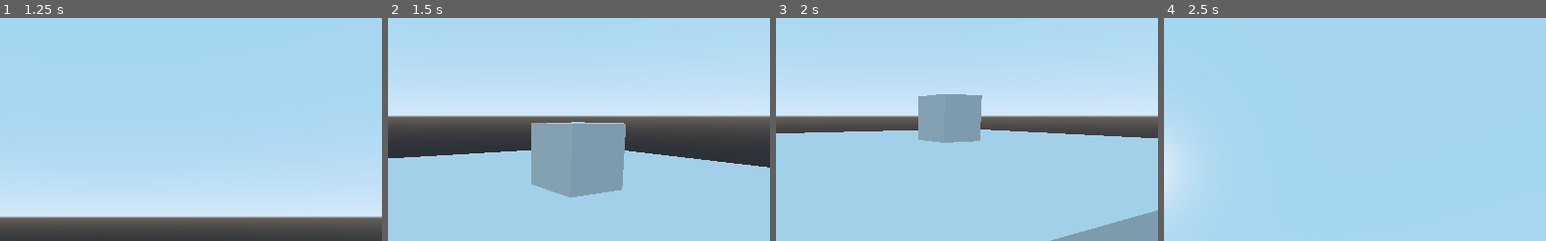
Above: before the commit, frames 1-4 (left to right).
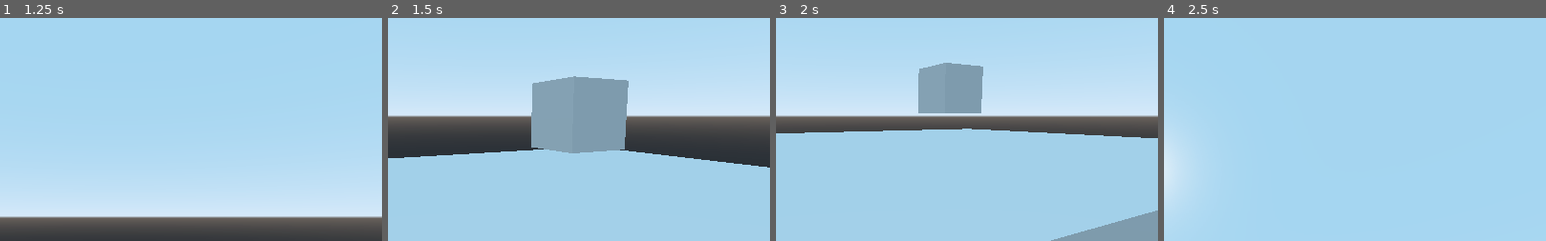
Above: after the commit, the same moments.

Repository: VPJPeltonen/MiniJam57
Game: Godot game, scene res://Scenes/vpjtestscene.tscn
Two runs of this game, one before a commit and one after it. Both use one fixed random seed, a clock stepped at 60 frames per second and the inputs below. The project has no main scene, so this scene is started directly.
Inputs (mouse positions are % of the whole screen's width and height, from its top left):
- Up to frame 1 (1.25 s): tap Enter at 0.5 s; move the mouse to (72, 45) at 0.52 s; hold D (move_right) from 0.53 s (still down); click (72, 45) at 0.6 s
- Up to frame 2 (1.5 s): move the mouse to (30, 55) at 1.27 s; release D (move_right) at 1.28 s; hold S (move_backward) from 1.28 s (still down); click (30, 55) at 1.35 s
- Up to frame 3 (2 s): keep holding S (move_backward)
- Up to frame 4 (2.5 s): move the mouse to (60, 28) at 2.02 s; release S (move_backward) at 2.03 s; hold D (move_right) from 2.03 s (still down); click (60, 28) at 2.1 s
The pictures show only the part of the screen within x 34-84%, y 17-67%; the shares and areas given below are measured in that part.

Frame 1 is identical in both runs. In frame 2, 9.5% of the frame differs, in the area x 37-63%, y 26-81%; in frame 3, 4.3%; in frame 4, nothing differs.

Commit message:
basic actiting

Diff:
--- a/Scenes/Player.tscn
+++ b/Scenes/Player.tscn
@@ -1,8 +1,11 @@
-[gd_scene load_steps=3 format=2]
+[gd_scene load_steps=4 format=2]
 
 [ext_resource path="res://Scripts/FPS_controller.gd" type="Script" id=1]
 
-[sub_resource type="CapsuleShape" id=3]
+[sub_resource type="CapsuleShape" id=1]
+
+[sub_resource type="SphereShape" id=2]
+radius = 1.33665
 
 [node name="Player" type="KinematicBody"]
 transform = Transform( 1, 0, 0, 0, 1, 0, 0, 0, 1, 4.30804, 3.70362, 0 )
@@ -10,9 +13,18 @@
 
 [node name="CollisionShape" type="CollisionShape" parent="."]
 transform = Transform( 1, 0, 0, 0, -1.62921e-07, -1, 0, 1, -1.62921e-07, 0, 0, 0 )
-shape = SubResource( 3 )
+shape = SubResource( 1 )
 
 [node name="Head" type="Spatial" parent="."]
 transform = Transform( 1, 0, 0, 0, 1, 0, 0, 0, 1, -0.0191021, 0.705868, 0.0407761 )
 
 [node name="Camera" type="Camera" parent="Head"]
+
+[node name="Interract_Area" type="Area" parent="."]
+transform = Transform( 1, 0, 0, 0, 1, 0, 0, 0, 1, 0, 0, -1.40017 )
+
+[node name="CollisionShape" type="CollisionShape" parent="Interract_Area"]
+transform = Transform( 1, 0, 0, 0, 1, 0, 0, 0, 1, 0.00979233, 4.76837e-07, -0.166988 )
+shape = SubResource( 2 )
+[connection signal="body_entered" from="Interract_Area" to="." method="_on_Interract_Area_body_entered"]
+[connection signal="body_exited" from="Interract_Area" to="." method="_on_Interract_Area_body_exited"]
--- a/Scenes/vpjtestscene.tscn
+++ b/Scenes/vpjtestscene.tscn
@@ -1,6 +1,7 @@
-[gd_scene load_steps=4 format=2]
+[gd_scene load_steps=5 format=2]
 
 [ext_resource path="res://Scenes/Player.tscn" type="PackedScene" id=1]
+[ext_resource path="res://Scripts/test_cube.gd" type="Script" id=2]
 
 [sub_resource type="BoxShape" id=1]
 
@@ -19,8 +20,9 @@
 mesh = SubResource( 2 )
 material/0 = null
 
-[node name="RigidBody2" type="RigidBody" parent="."]
+[node name="RigidBody2" type="StaticBody" parent="."]
 transform = Transform( 1, 0, 0, 0, 1, 0, 0, 0, 1, 0, 3.22241, 0 )
+script = ExtResource( 2 )
 
 [node name="CollisionShape" type="CollisionShape" parent="RigidBody2"]
 shape = SubResource( 1 )
--- a/Scripts/FPS_controller.gd
+++ b/Scripts/FPS_controller.gd
@@ -5,8 +5,9 @@
 export var gravity = 0.98
 export var jump_power = 30
 export var mouse_sens = 0.3
+
 var velocity = Vector3()
-
+var item_in_range = null
 
 func _ready():
 	Input.set_mouse_mode(Input.MOUSE_MODE_HIDDEN)
@@ -22,6 +23,9 @@
 		$Head/Camera.rotate_x(deg2rad(x_rot))
 
 func _physics_process(delta):
+	if Input.is_action_just_pressed("activate") and item_in_range != null:
+		item_in_range.player_activate()
+
 	var head_basis = $Head.get_global_transform().basis
 
 	var direction = Vector3()
@@ -44,3 +48,11 @@
 		velocity.y += jump_power
 
 	velocity = move_and_slide(velocity, Vector3.UP)
+
+func _on_Interract_Area_body_entered(body):
+	if body.has_method("player_activate"):
+		item_in_range = body
+
+func _on_Interract_Area_body_exited(body):
+	if item_in_range == body:
+		item_in_range = null
--- /dev/null
+++ b/Scripts/test_cube.gd
@@ -0,0 +1,15 @@
+extends StaticBody
+
+var invisible = false
+
+# Called when the node enters the scene tree for the first time.
+func _ready():
+	pass # Replace with function body.
+
+func player_activate():
+	if invisible:
+		$MeshInstance.show()
+		invisible = false
+	else:
+		$MeshInstance.hide()
+		invisible = true
--- a/project.godot
+++ b/project.godot
@@ -44,6 +44,12 @@
 , Object(InputEventKey,"resource_local_to_scene":false,"resource_name":"","device":0,"alt":false,"shift":false,"control":false,"meta":false,"command":false,"pressed":false,"scancode":16777233,"unicode":0,"echo":false,"script":null)
  ]
 }
+activate={
+"deadzone": 0.5,
+"events": [ Object(InputEventMouseButton,"resource_local_to_scene":false,"resource_name":"","device":0,"alt":false,"shift":false,"control":false,"meta":false,"command":false,"button_mask":0,"position":Vector2( 0, 0 ),"global_position":Vector2( 0, 0 ),"factor":1.0,"button_index":1,"pressed":false,"doubleclick":false,"script":null)
+, Object(InputEventKey,"resource_local_to_scene":false,"resource_name":"","device":0,"alt":false,"shift":false,"control":false,"meta":false,"command":false,"pressed":false,"scancode":69,"unicode":0,"echo":false,"script":null)
+ ]
+}
 
 [rendering]
 
